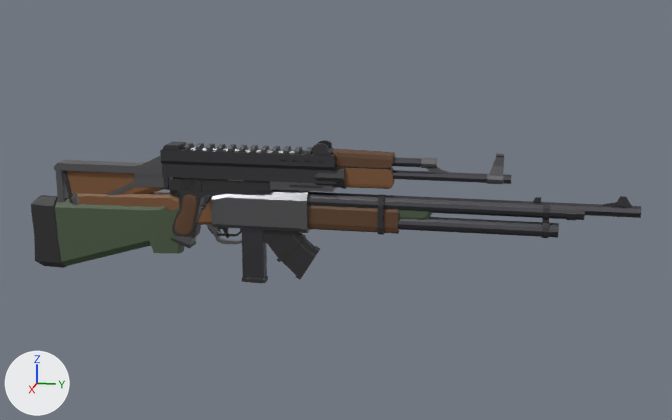
A saved change to the glTF model public/models/weapons.glb.
One viewpoint serves both versions: a 50 mm camera at (1.696, 0.633, 0.444) aimed at (0.001, 0.294, 0.021). Lighting does not change. The marker at lower left points along +X, +Y and +Z. The older version comes first. Where no turn or scale is listed for an object, it has been applied to the vertices.

Objects in the first picture: 'ar_AssaultRifle_2', 'pistol_Pistol_1', 'shotgun_Shotgun_2', 'smg_SubmachineGun_2', 'sniper_SniperRifle_1'.
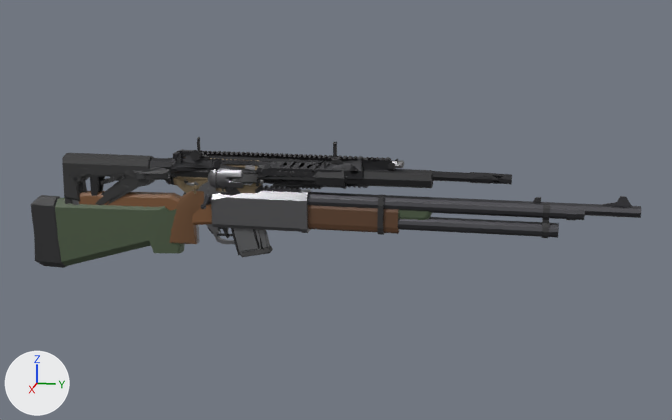
Where the change shows, as pixel boxes (x1, y1, x2, y2) in the pictures (672 x 420 px):
'smg_SubmachineGun_2', deleted: before (54, 140, 336, 283)
'ar_AssaultRifle_2', deleted: before (63, 146, 511, 280)
'ar_near_mesh', added: after (62, 149, 512, 257)
'pistol_Pistol_1', deleted: before (169, 177, 270, 238)
'ar_mesh', added: after (64, 151, 512, 252)
'smg_mesh', added: after (98, 149, 432, 253)
'smg_near_mesh', added: after (90, 137, 433, 255)
'pistol_near_mesh', added: after (170, 165, 255, 244)
'pistol_mesh', added: after (187, 164, 254, 244)

What changed in the scene script:
```text
Remove ob_ar_assaultrifle_2:
    ob_ar_assaultrifle_2 = bpy.data.objects.new('ar_AssaultRifle_2', me_assaultrifle_2)
Remove ob_smg_submachinegun_2:
    ob_smg_submachinegun_2 = bpy.data.objects.new('smg_SubmachineGun_2', me_submachinegun_2)
Remove ob_pistol_pistol_1:
    ob_pistol_pistol_1 = bpy.data.objects.new('pistol_Pistol_1', me_pistol_1)
Add ob_pistol_near_mesh:
    ob_pistol_near_mesh = bpy.data.objects.new('pistol_near_mesh', me_pistol_near_mesh)  # 1263 vertices, 2395 faces; spans x -0.024..0.025, y -0.051..0.348, z -0.062..0.11; in mat_gun_pistol_near_steel (grey #7c7c7e), mat_gun_pistol_near_walnut (brown #6c4b2f), mat_gun_pistol_near_cyl_steel (grey #7c7c7e), mat_gun_pistol_near_hammer_steel (grey #7c7c7e)
    ob_pistol_near_mesh.location = (0.0, 0.0, 0.0)
Add ob_smg_near_mesh:
    ob_smg_near_mesh = bpy.data.objects.new('smg_near_mesh', me_smg_near_mesh)  # 2744 vertices, 5120 faces; spans x -0.023..0.025, y -0.203..0.477, z -0.078..0.153; in mat_gun_smg_near_mag_black (dark grey #303032), mat_gun_smg_near_black (dark grey #303032), mat_gun_smg_near_tan (brown #7a6a4f), mat_gun_smg_near_charge_tan (brown #7a6a4f), mat_gun_smg_near_grey (dark grey #4b4c4d), mat_gun_smg_near_charge_grey (dark grey #4b4c4d), mat_gun_smg_near_charge_black (dark grey #303032)
    ob_smg_near_mesh.location = (0.0, 0.0, 0.0)
Add ob_ar_near_mesh:
    ob_ar_near_mesh = bpy.data.objects.new('ar_near_mesh', me_ar_near_mesh)  # 4337 vertices, 8686 faces; spans x -0.029..0.035, y -0.26..0.62, z -0.083..0.125; in mat_gun_ar_near_mag_polycarbonate (dark grey #5d5e60), mat_gun_ar_near_mag_polymer (dark grey #303031), mat_gun_ar_near_h_190 (dark grey #323235), mat_gun_ar_near_stell (grey #7c7c7d), mat_gun_ar_near_charge_h_190 (dark grey #323235), mat_gun_ar_near_polymer (dark grey #303031)
    ob_ar_near_mesh.location = (0.0, 0.0, 0.0)
Add ob_pistol_mesh:
    ob_pistol_mesh = bpy.data.objects.new('pistol_mesh', me_pistol_mesh)  # 465 vertices, 832 faces; spans x -0.024..0.025, y -0.051..0.348, z -0.06..0.11; in mat_gun_pistol_steel (grey #7c7c7e), mat_gun_pistol_walnut (brown #6c4b2f)
    ob_pistol_mesh.location = (0.0, 0.0, 0.0)
Add ob_smg_mesh:
    ob_smg_mesh = bpy.data.objects.new('smg_mesh', me_smg_mesh)  # 669 vertices, 907 faces; spans x -0.021..0.023, y -0.203..0.475, z -0.078..0.146; in mat_gun_smg_mag_black (dark grey #303032), mat_gun_smg_black (dark grey #303032), mat_gun_smg_tan (brown #7a6a4f), mat_gun_smg_grey (dark grey #4b4c4d)
    ob_smg_mesh.location = (0.0, 0.0, 0.0)
Add ob_ar_mesh:
    ob_ar_mesh = bpy.data.objects.new('ar_mesh', me_ar_mesh)  # 613 vertices, 1172 faces; spans x -0.029..0.033, y -0.26..0.62, z -0.08..0.125; in mat_gun_ar_mag_polycarbonate (dark grey #5d5e60), mat_gun_ar_mag_polymer (dark grey #303031), mat_gun_ar_h_190 (dark grey #323235), mat_gun_ar_stell (grey #7c7c7d), mat_gun_ar_polymer (dark grey #303031)
    ob_ar_mesh.location = (0.0, 0.0, 0.0)
```
